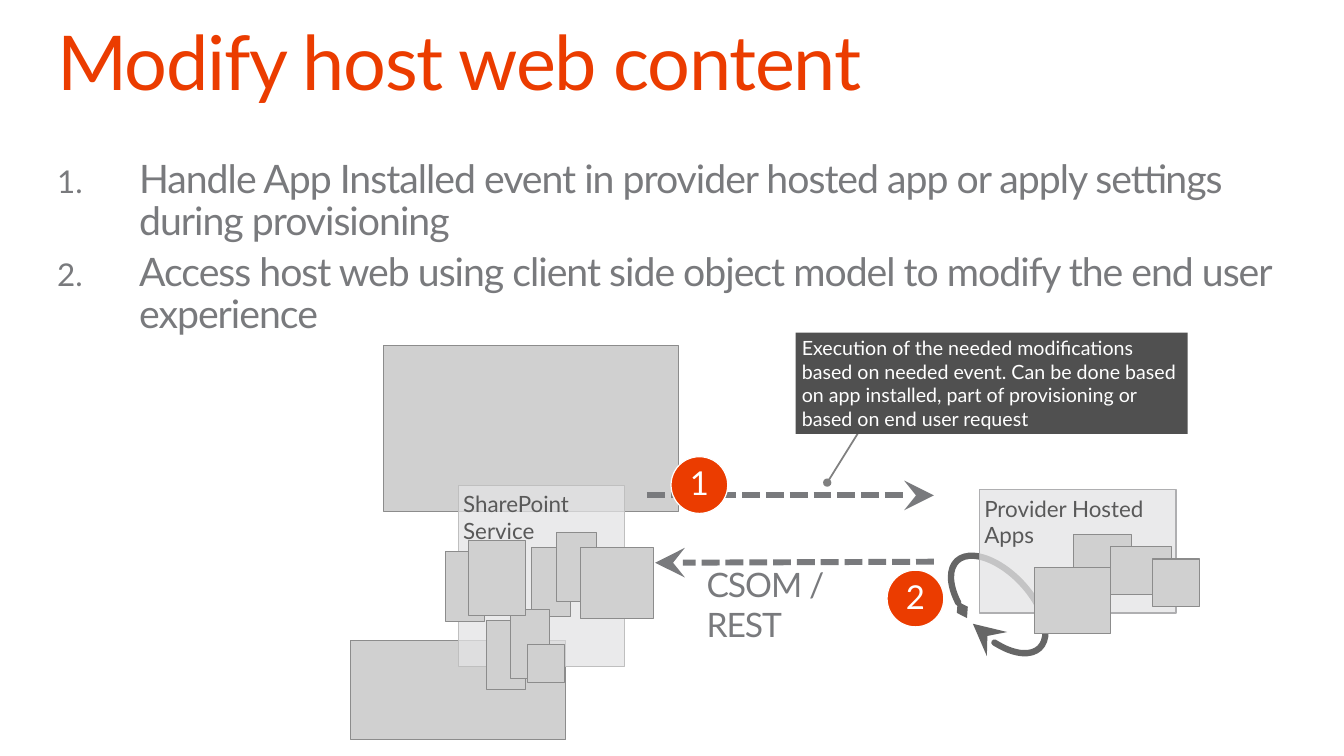
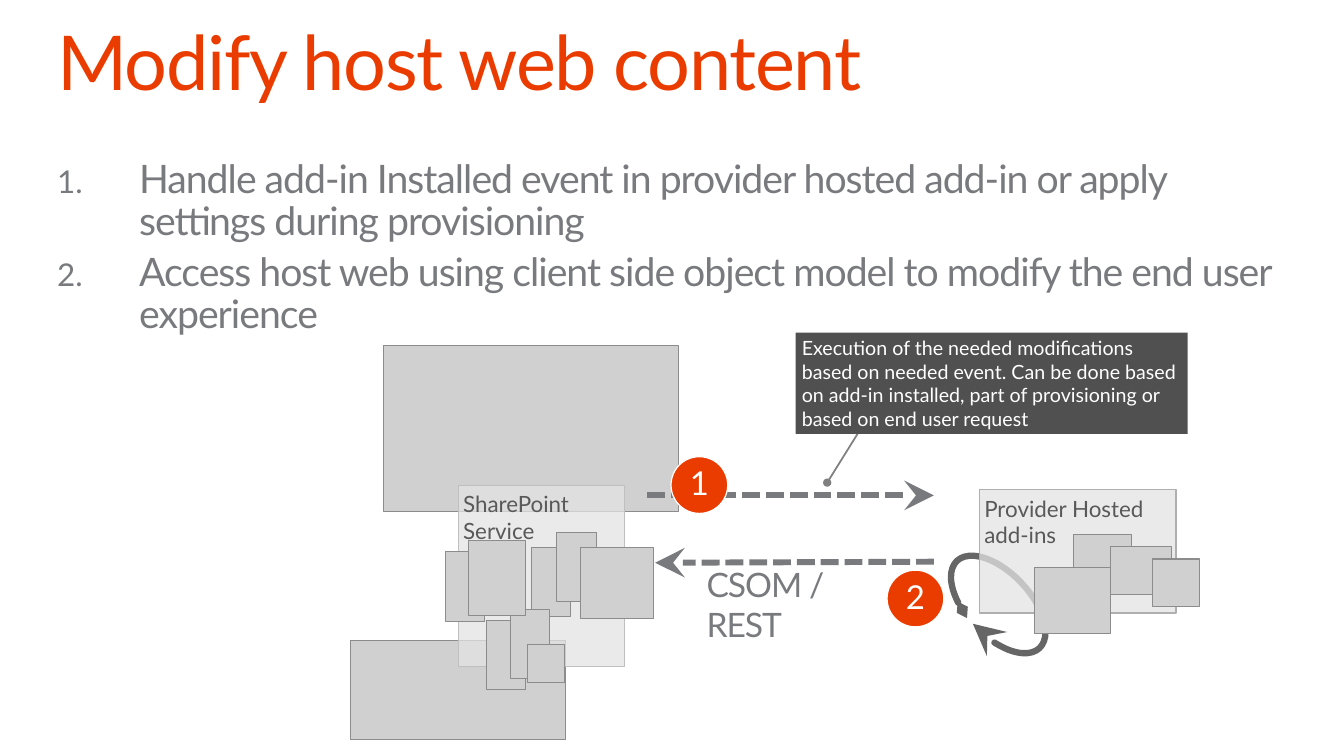
Before and after one commit to OfficeDev/TrainingContent, a slide deck: slide 10 of O3658/02 Managing site settings using app model/2_SiteManagement.pptx. Drawn at 1344x756 pixels with LibreOffice and Linux fonts; fonts in the diff are those of the drawing; grey boxes stand for pictures; background and template pictures are left out. Boxes give left, top, right and bottom in pixels: in the first picture for what was removed or moved away, otherwise in the second. Text is boxed around its words. In the diff, an @@ line names an element or a change of style, - is before the commit and + after.

```diff
--- a/O3658/02 Managing site settings using app model/2_SiteManagement.pptx
+++ b/O3658/02 Managing site settings using app model/2_SiteManagement.pptx
@@ text at [139,164,1168,242]: text changed @@
-1. Handle App Installed event in provider hosted app or apply settings during provisioning
+1. Handle add-in Installed event in provider hosted add-in or apply settings during provisioning
@@ text in rectangle at [802,340,1176,430]: text changed @@
-  Execution of the needed modifications based on needed event. Can be done based on app installed, part of provisioning or based on end user request
+  Execution of the needed modifications based on needed event. Can be done based on add-in installed, part of provisioning or based on end user request
@@ text in rectangle at [984,500,1143,543]: text changed @@
-Provider Hosted Apps
+Provider Hosted add-ins
```
Also in this commit, not shown: 9 other slides changed, 1 slide added, 1 slide removed, 6 other files.
